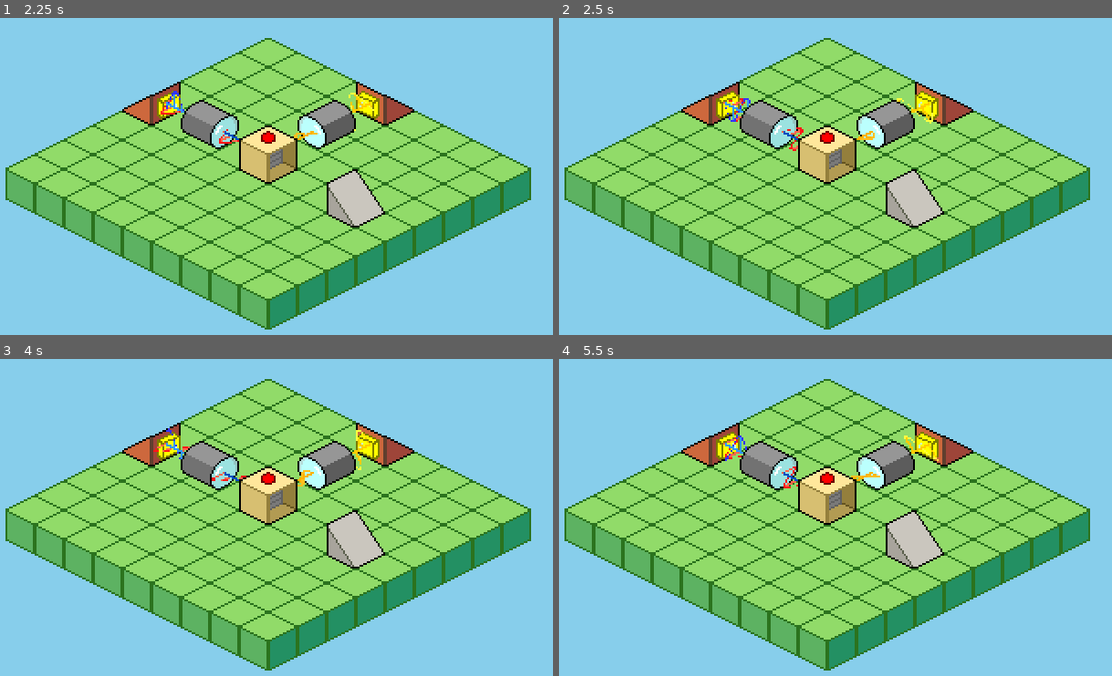
Above: before the commit, frames 1-4 (two rows, left to right).
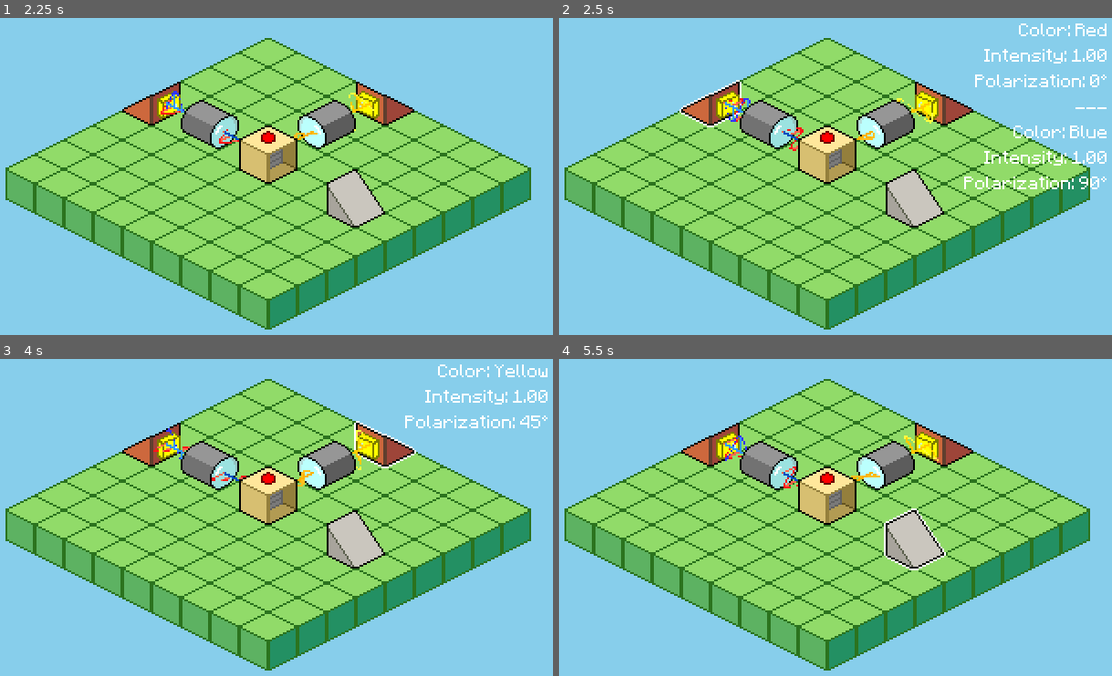
Above: after the commit, the same moments.

Repository: joshmoritty/polarization-puzzle
Game: Godot game, scene res://scenes/main_menu.tscn
The game is run twice, just before and just after one commit, with the same random seed, the same clock (stepped at 60 frames per second) and the same inputs.
Inputs (mouse positions are in pixels of both pictures, inside the frame that each line leads up to):
- Up to frame 1 (2.25 s): click "PLAY" at 0.5 s; move the mouse to (398, 157) at 1.27 s; click (398, 157) at 1.42 s; drag from (149, 189) to (149, 97) at 2.02 s
- Up to frame 2 (2.5 s): no input
- Up to frame 3 (4 s): move the mouse to (326, 441) at 2.77 s; click (326, 441) at 2.92 s; drag from (237, 580) to (387, 438) at 3.52 s
- Up to frame 4 (5.5 s): move the mouse to (1001, 561) at 4.27 s; click (1001, 561) at 4.42 s; drag from (653, 463) to (912, 539) at 5.02 s

Frame 1 is identical in both runs. In frame 2, 1.8% of the frame differs, in the area x 21-100%, y 1-55%; in frame 3, 1.0%; in frame 4, 0.2%.

Commit message:
feat: display light object information on hover

Diff:
--- a/scripts/game/beam.gd
+++ b/scripts/game/beam.gd
@@ -90,4 +90,5 @@
 	for section in sections:
 		section.queue_free()
 	sections = []
+	end_obj.beams_in.erase(self)
 	controller.free_mesh_coord(mesh_coord)
--- a/scripts/game/beam_section.gd
+++ b/scripts/game/beam_section.gd
@@ -31,3 +31,8 @@
 	poly.polygon = POLY_POINTS
 	poly.position = Vector2(-6, -18)
 	area.add_child(poly)
+
+func get_hover_info() -> String:
+	if beam and beam.data:
+		return beam.data.format_readout()
+	return ""
--- a/scripts/game/controller.gd
+++ b/scripts/game/controller.gd
@@ -3,9 +3,9 @@
 
 var objs: Dictionary[Vector2i, LightObject] = {}
 var beams_used: Array[bool] = []
-var _outline_shader := load("res://assets/2d_outline.gdshader")
+var _outline_shader := load("res://assets/shaders/2d_outline.gdshader")
 var _active_filter: Filter = null
-var _hovered_sprite: CanvasItem = null
+var _hovered_sprites: Array[CanvasItem] = []
 @onready var ground = %"GroundTiles" as TileMapLayer
 @onready var tilemap: TileMapLayer = %"ObjectTiles"
 @onready var view: SubViewport = %"SubViewport"
@@ -44,24 +44,79 @@
 		params.collide_with_areas = true
 		params.collide_with_bodies = false
 
-		var results := space_state.intersect_point(params, 8)
-		var hovered = _max_y_hit(results)
-		if hovered is BeamSection:
-			label.text = hovered.beam.data.format_readout()
-		else:
-			label.text = ""
-
-		# Apply/remove outline shader
-		if _hovered_sprite != hovered:
-			# Remove from old
-			if _hovered_sprite:
-				_hovered_sprite.material = null
-			# Apply to new
-			_hovered_sprite = hovered
-			if _hovered_sprite:
+		var results := space_state.intersect_point(params, 16)
+		var text_out := ""
+		# Find the position with the lowest y among hits, then collect items at that position
+		var selected_pos: Vector2
+		var max_y := -INF
+		for hit in results:
+			var collider = hit.get("collider") as Area2D
+			var parent := collider.get_parent() as Node2D
+			if parent == null:
+				continue
+			var p := parent.position
+			if p.y > max_y:
+				max_y = p.y
+				selected_pos = p
+
+		var selected_beams: Array[BeamSection] = []
+		var selected_objs: Array[LightObject] = []
+		if max_y > -INF:
+			for hit in results:
+				var collider = hit.get("collider") as Area2D
+				var parent = collider.get_parent()
+				if parent == null:
+					continue
+				var p2 := (parent as Node2D).position
+				if p2 == selected_pos:
+					if parent is BeamSection:
+						selected_beams.append(parent)
+					elif parent is LightObject:
+						selected_objs.append(parent)
+		# Build text: object info first (single top-most if multiple at same pos)
+		if selected_objs.size() > 0:
+			var top_obj: LightObject = selected_objs[0]
+			if top_obj and top_obj.has_method("get_hover_info"):
+				var obj_txt := top_obj.get_hover_info()
+				if obj_txt != "":
+					text_out = obj_txt
+		# Then beams: sort by LightData.compare and append all from same pos
+		if selected_beams.size() > 0:
+			selected_beams.sort_custom(func(a, b): return LightData.compare(a.beam.data, b.beam.data))
+			var lines: Array[String] = []
+			for bs in selected_beams:
+				var s := bs.get_hover_info()
+				if s != "":
+					lines.append(s)
+			if lines.size() > 0:
+				if text_out != "":
+					text_out += "\n\n"
+				text_out += "\n---\n".join(lines)
+		label.text = text_out
+		# Apply/remove outline shader: outline all selected beam sections; otherwise top-most item
+		# Clear previous outlines
+		for ci in _hovered_sprites:
+			if ci:
+				ci.material = null
+		_hovered_sprites.clear()
+		if selected_beams.size() >= 2:
+			for bs in selected_beams:
 				var mat := ShaderMaterial.new()
 				mat.shader = _outline_shader
-				_hovered_sprite.material = mat
+				bs.material = mat
+				_hovered_sprites.append(bs)
+		else:
+			# Outline a single top-most element in selected group
+			var to_outline: CanvasItem = null
+			if selected_objs.size() > 0:
+				to_outline = selected_objs[0]
+			elif selected_beams.size() > 0:
+				to_outline = selected_beams[0]
+			if to_outline:
+				var mat2 := ShaderMaterial.new()
+				mat2.shader = _outline_shader
+				to_outline.material = mat2
+				_hovered_sprites.append(to_outline)
 
 	# Open/retarget filter dialog on left click
 	if event is InputEventMouseButton and event.button_index == MOUSE_BUTTON_LEFT and event.pressed:
@@ -71,7 +126,7 @@
 		params.collision_mask = (1 << 3) | (1 << 4)
 		params.collide_with_areas = true
 		params.collide_with_bodies = false
-		var results := space_state.intersect_point(params, 8)
+		var results := space_state.intersect_point(params, 16)
 		var clicked = _max_y_hit(results)
 
 		if clicked is Filter:
--- a/scripts/game/filter.gd
+++ b/scripts/game/filter.gd
@@ -17,3 +17,6 @@
 		lights_out.push_back(LightData.new(dir, intensity, polar, data.color))
 
 	return lights_out
+
+func get_hover_info() -> String:
+	return "Polarization: %d°" % polar
--- a/scripts/game/gate.gd
+++ b/scripts/game/gate.gd
@@ -58,3 +58,15 @@
 		texture = open_texture
 	elif !open and texture != closed_texture:
 		texture = closed_texture
+
+func get_hover_info() -> String:
+	var blocks: Array[String] = []
+	blocks.append("Open" if open else "Closed")
+	# Requirement 1 summary
+	var r1_req := Requirement.new(req_1_dir, req_1_color, req_1_min_intensity, req_1_min_polar, req_1_max_polar, false)
+	blocks.append(r1_req.format_summary())
+	# Requirement 2 if used
+	if req_2_used:
+		var r2_req := Requirement.new(req_2_dir, req_2_color, req_2_min_intensity, req_2_min_polar, req_2_max_polar, false)
+		blocks.append(r2_req.format_summary())
+	return "\n\n".join(blocks)
--- a/scripts/game/junction.gd
+++ b/scripts/game/junction.gd
@@ -32,3 +32,6 @@
 				lights_out.push_back(data)
 
 	return lights_out
+
+func get_hover_info() -> String:
+	return ""
--- a/scripts/game/light_data.gd
+++ b/scripts/game/light_data.gd
@@ -13,8 +13,8 @@
 	polar = p_polar
 	color = p_color
 
-func dir_to_string() -> String:
-	match dir:
+static func dir_to_string(d: Dir) -> String:
+	match d:
 		Dir.UP_RIGHT:
 			return "Up-Right"
 		Dir.DOWN_RIGHT:
@@ -24,14 +24,13 @@
 		Dir.UP_LEFT:
 			return "Up-Left"
 		_:
-			return str(dir)
+			return str(d)
 
 func format_readout() -> String:
 	var lines: Array[String] = []
-	lines.append("Direction: %s" % dir_to_string())
 	lines.append("Color: %s" % LightColor.enum_to_string(color))
 	lines.append("Intensity: %.2f" % intensity)
-	lines.append("Polarization: %.2f" % float(polar))
+	lines.append("Polarization: %d°" % int(polar))
 	return "\n".join(lines)
 
 func equals(data: LightData):
@@ -41,3 +40,9 @@
 		and intensity == data.intensity
 		and polar == data.polar
 	)
+
+static func compare(a: LightData, b: LightData):
+	return (a.dir < b.dir or
+		(a.dir == b.dir and (a.color < b.color or
+		(a.color == b.color and (a.intensity < b.intensity or
+		(a.intensity == b.intensity and a.polar < b.polar))))))
--- a/scripts/game/light_object.gd
+++ b/scripts/game/light_object.gd
@@ -23,8 +23,8 @@
 			_build_beam(data)
 		return
 
-	light_out.sort_custom(_compare_light)
-	beams_out.sort_custom(func(a, b): return _compare_light(a.data, b.data))
+	light_out.sort_custom(LightData.compare)
+	beams_out.sort_custom(func(a, b): return LightData.compare(a.data, b.data))
 
 	var used_beams = []
 	for i in range(beams_out.size()):
@@ -56,12 +56,6 @@
 	var beam = Beam.new(data, pos + Controller.dir_to_vec(data.dir), owner)
 	beams_out.push_back(beam)
 
-func _compare_light(a: LightData, b: LightData):
-	return (a.dir < b.dir or
-		(a.dir == b.dir and (a.color < b.color or
-		(a.color == b.color and (a.intensity < b.intensity or
-		(a.intensity == b.intensity and a.polar < b.polar))))))
-
 func _ready() -> void:
 	pos = (owner as Controller).register_obj(self)
 
@@ -83,3 +77,7 @@
 
 			if centered:
 				collision_poly.position -= Vector2(bitmap.get_size()) / 2
+
+# Default hover info, subclasses override for richer details
+func get_hover_info() -> String:
+	return ""
--- a/scripts/game/requirement.gd
+++ b/scripts/game/requirement.gd
@@ -36,3 +36,12 @@
 	if use_total_intensity:
 		return total_intensity >= min_intensity
 	return false
+
+func format_summary() -> String:
+	var lines: Array[String] = []
+	lines.append("Direction: %s" % LightData.dir_to_string(dir))
+	lines.append("Color: %s" % LightColor.enum_to_string(color))
+	var intensity_label = "Total Intensity" if use_total_intensity else "Intensity"
+	lines.append("%s: >= %.2f" % [intensity_label, min_intensity])
+	lines.append("Polarization: %d°-%d°" % [min_polar, max_polar])
+	return "\n".join(lines)
--- a/scripts/game/sensor.gd
+++ b/scripts/game/sensor.gd
@@ -5,20 +5,17 @@
 @onready var label: Label = %"GUI".get_node("MarginContainer/SensorReadout")
 
 func _process_light():
+	return []
+
+func get_hover_info() -> String:
 	if beams_in.size() == 0:
-		return []
+		return ""
 
-	var text_lines: Array[String] = []
+	beams_in.sort_custom(func(a, b): return LightData.compare(a.data, b.data))
 
-	for beam in beams_in:
-		var data = beam.data
-		if data.dir != dir:
-			continue
+	var blocks: Array[String] = []
+	for b in beams_in:
+		if b.data.dir == dir:
+			blocks.append(b.data.format_readout())
 
-		if beams_in.size() > 1:
-			text_lines.append("Color: %s" % LightColor.enum_to_string(data.color))
-		text_lines.append("Intensity: %.2f" % data.intensity)
-		text_lines.append("Polarization: %.2f" % data.polar)
-
-	label.text = "\n".join(text_lines)
-	return []
+	return "\n---\n".join(blocks)
--- a/scripts/game/source.gd
+++ b/scripts/game/source.gd
@@ -2,3 +2,13 @@
 extends LightObject
 
 @export var dir: LightData.Dir
+
+func get_hover_info() -> String:
+	if beams_out.size() == 0:
+		return ""
+	# Sort by light comparator and list all outgoing beams
+	beams_out.sort_custom(func(a, b): return LightData.compare(a.data, b.data))
+	var blocks: Array[String] = []
+	for b in beams_out:
+		blocks.append(b.data.format_readout())
+	return "\n---\n".join(blocks)
